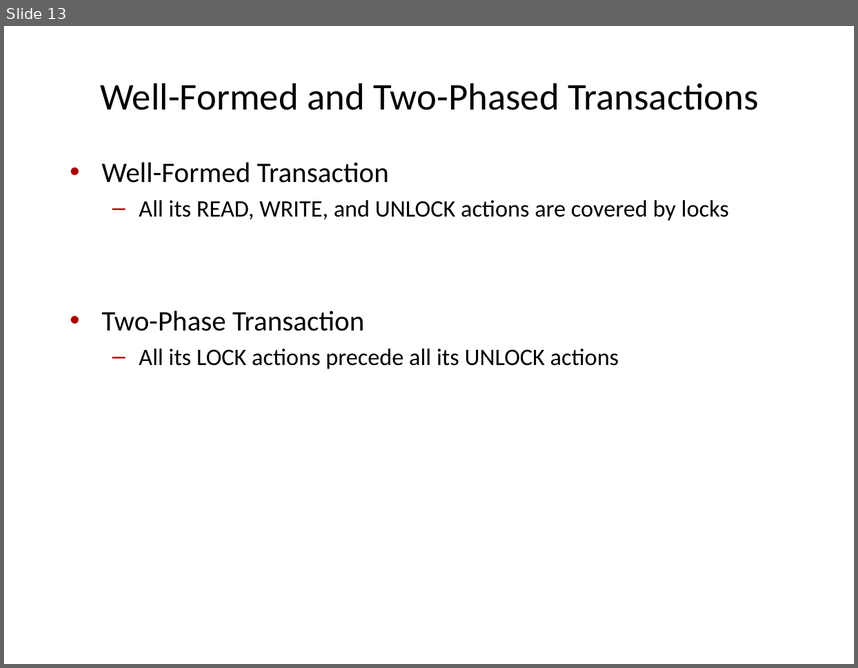
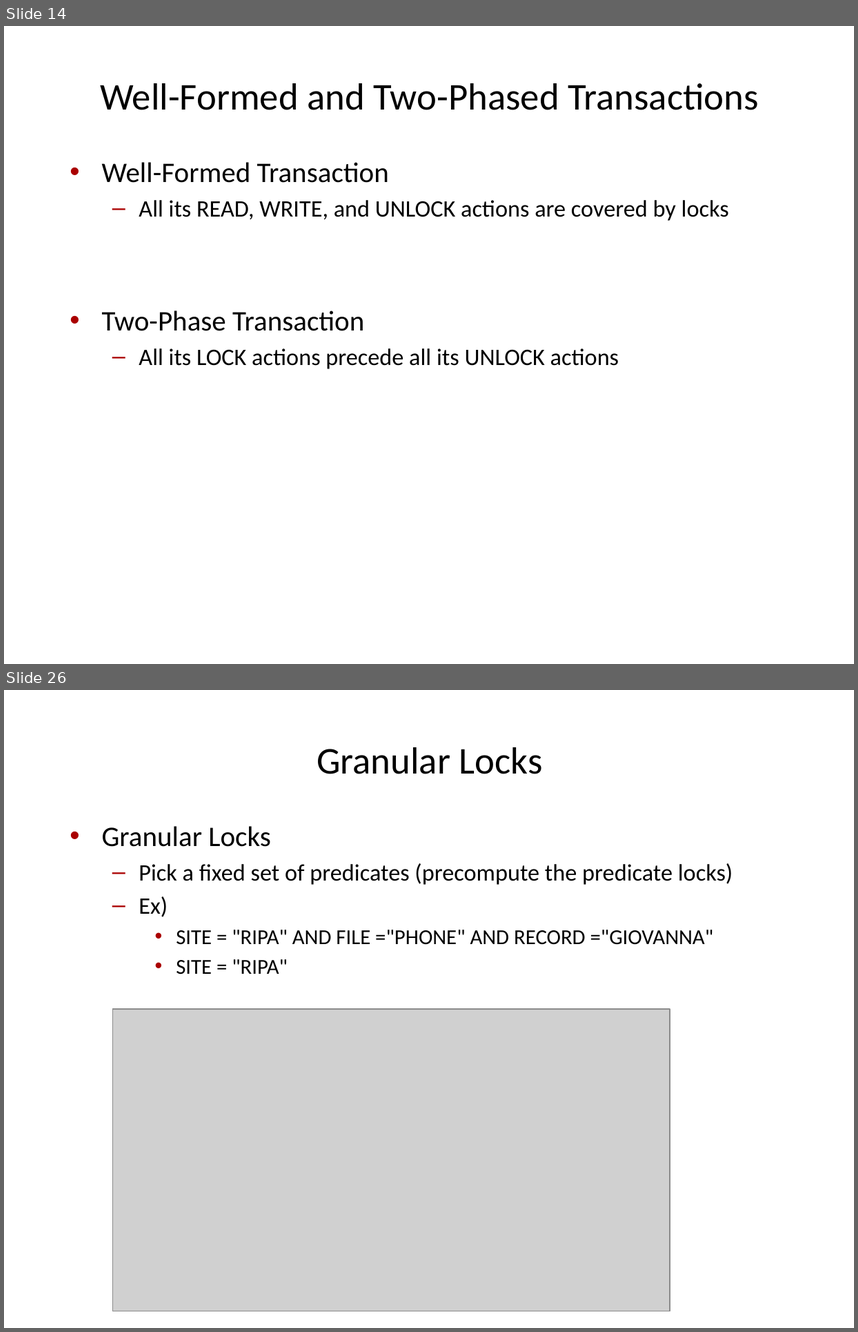
Before and after one commit to VLDB-Study/transaction-processing-study, a slide deck: chapter7/slides/Ch7-Isolation_concepts.pptx. Shown one above the other, each under a label of ours: slide 13 before the commit, slides 14 and 26 after it; the slides between them are not shown. The pictures are 858x668 and 858x1332 pixels, drawn with LibreOffice and Linux fonts; fonts in the diff are those of the drawing; grey boxes stand for pictures. Boxes give left, top, right and bottom in pixels: in the first picture for what was removed or moved away, otherwise in the second. Text is boxed around its words. In the diff, an @@ line names an element or a change of style, - is before the commit and + after.

```diff
--- a/chapter7/slides/Ch7-Isolation_concepts.pptx
+++ b/chapter7/slides/Ch7-Isolation_concepts.pptx
@@ slide 26 added at (x1=4, y1=690, x2=854, y2=1328), background #FFFFFF @@
@@ title added at (x1=317, y1=747, x2=543, y2=774), 32 pt, text #000000 @@
+Granular Locks
@@ text added at (x1=102, y1=826, x2=733, y2=974), 20 pt, text #000000 @@
+• Granular Locks
+  – Pick a fixed set of predicates (precompute the predicate locks)
+  – Ex)
+    • SITE = "RIPA" AND FILE ="PHONE" AND RECORD ="GIOVANNA"
+    • SITE = "RIPA"
@@ picture added at (x1=113, y1=1009, x2=670, y2=1310) @@
@@ what was slide 13 is now slide 14 @@
```
Also in this commit, not shown: 7 slides changed, 21 other slides added, 4 slides removed.
